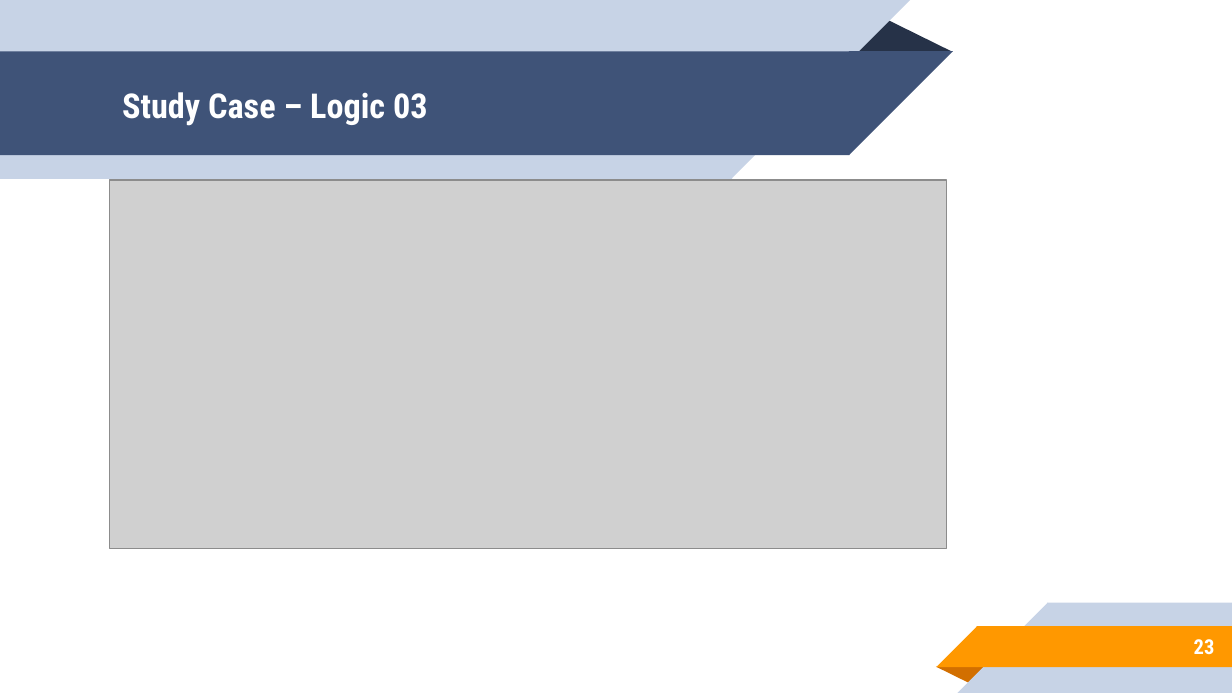
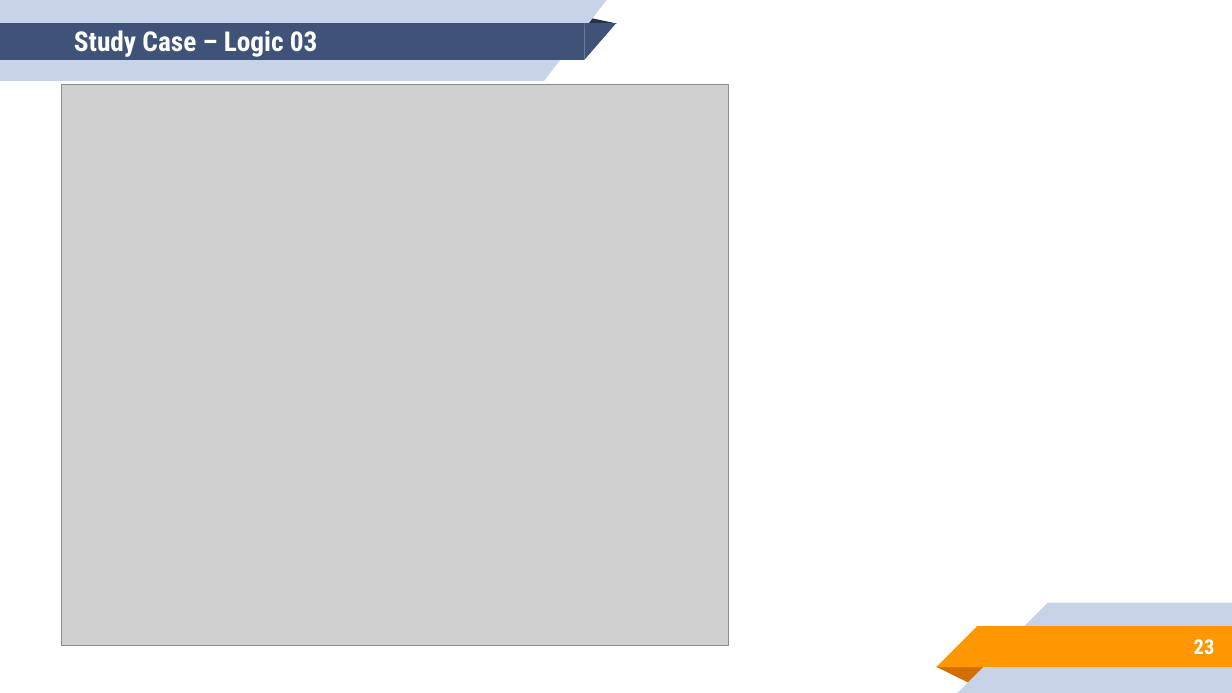
Before and after one commit to aronipurwanto/materi-xa, a slide deck: slide 23 of java/java-logic/Slide-Java-Logic-03.pptx. Drawn at 1232x693 pixels with LibreOffice and Linux fonts; fonts in the diff are those of the drawing; grey boxes stand for pictures. Boxes give left, top, right and bottom in pixels: in the first picture for what was removed or moved away, otherwise in the second. Text is boxed around its words. In the diff, an @@ line names an element or a change of style, - is before the commit and + after.

Commit message:
update logic 03

```diff
--- a/java/java-logic/Slide-Java-Logic-03.pptx
+++ b/java/java-logic/Slide-Java-Logic-03.pptx
@@ rectangle: place and size @@
-rectangle at [0,0,732,179]
+rectangle at [0,0,543,81]
@@ rectangle: place and size @@
-rectangle at [0,52,849,155]
+rectangle at [0,23,585,60]
@@ title "Study Case – Logic 03": place and size @@
-title "Study Case – Logic 03" at [122,92,428,126]
+title "Study Case – Logic 03" at [74,30,318,57]
@@ title "Study Case – Logic 03" at [74,30,318,57]: size 20 to 16 pt @@
@@ triangle: place and size @@
-triangle at [848,17,952,52]
+triangle at [506,7,617,23]
@@ right triangle added at [545,0,607,81], fill #C7D3E6 @@
@@ right triangle added at [584,23,616,60], fill #3F5378 @@
@@ right triangle removed at [732,0,910,179] @@
@@ right triangle removed at [849,52,952,155] @@
@@ picture: place and size @@
-picture at [110,180,946,548]
+picture at [62,85,729,646]
```
Also in this commit, not shown: 1 other slide changed, 2 slides removed, 2 other files.
